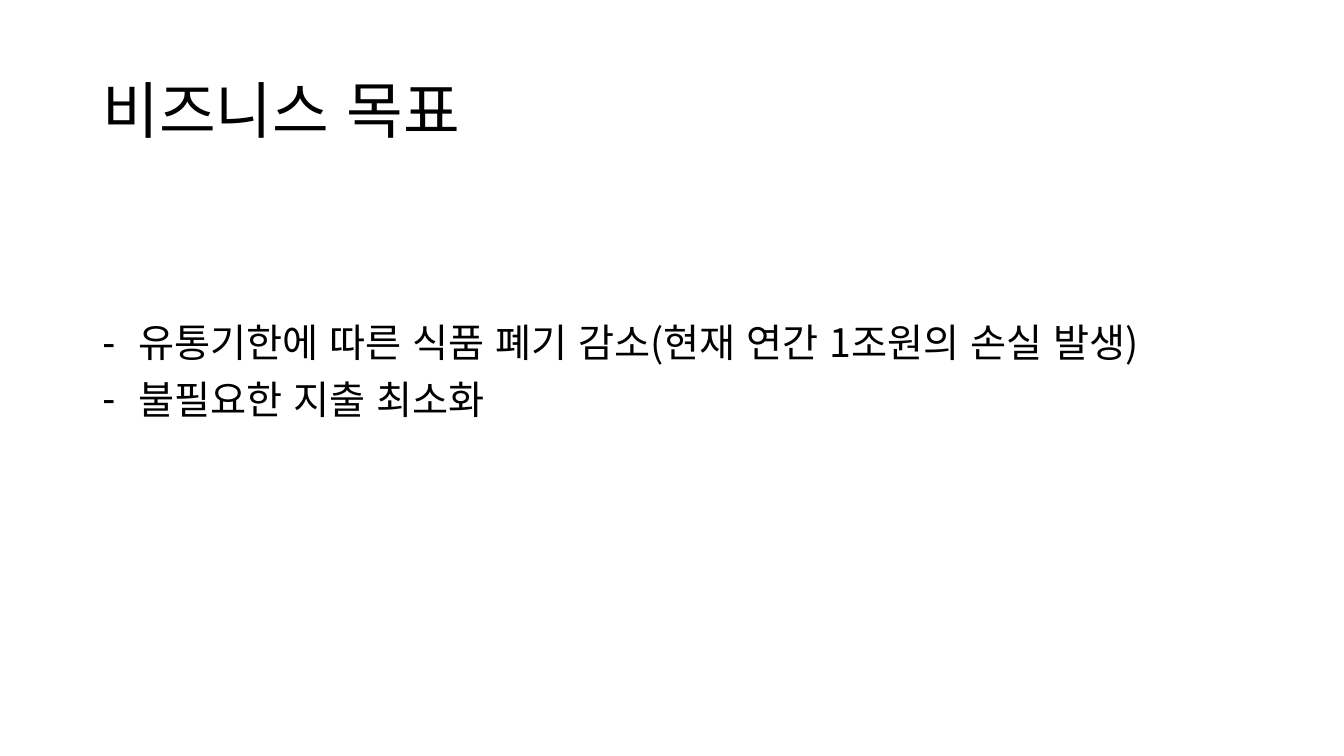
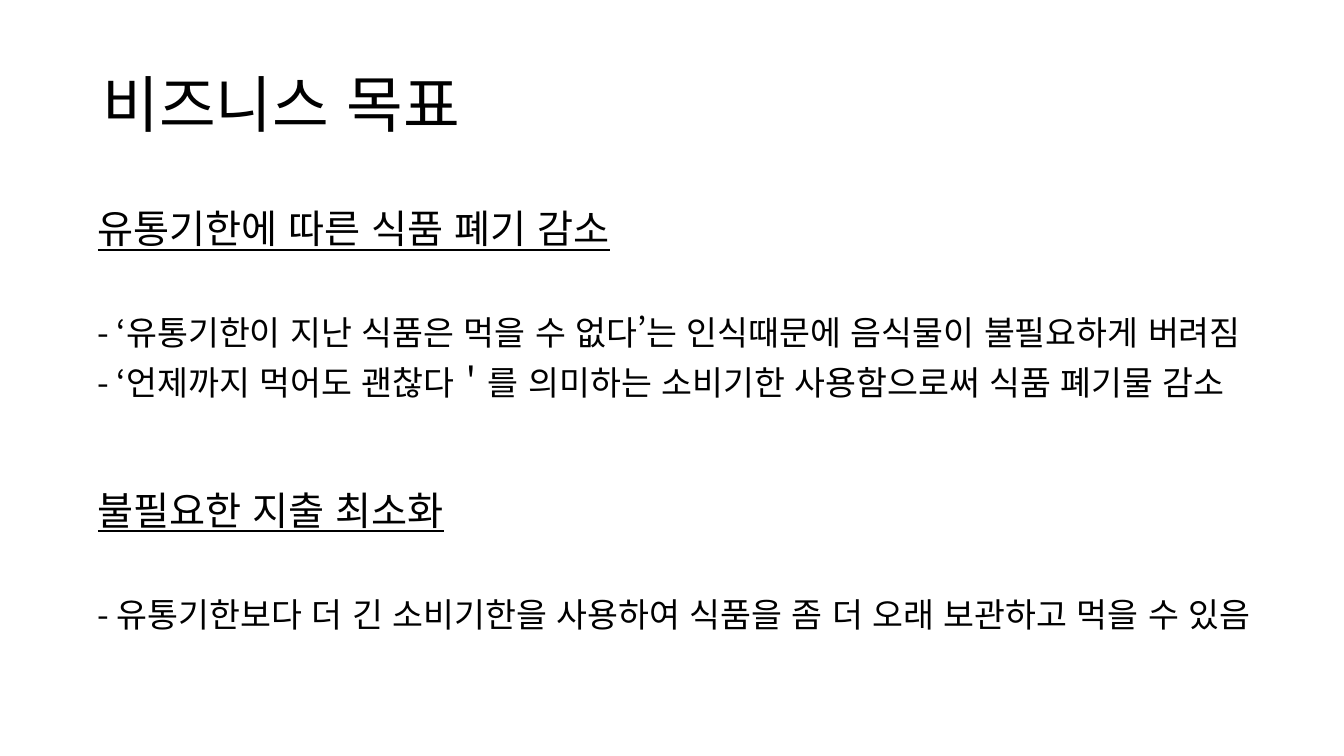
Before and after one commit to LumiereKANG/SW_development, a slide deck: slide 3 of ETC/프로젝트 제안서 7조.pptx. Drawn at 1344x756 pixels with LibreOffice and Linux fonts; fonts in the diff are those of the drawing. Boxes give left, top, right and bottom in pixels: in the first picture for what was removed or moved away, otherwise in the second. Text is boxed around its words. In the diff, an @@ line names an element or a change of style, - is before the commit and + after.

```diff
--- a/ETC/프로젝트 제안서 7조.pptx
+++ b/ETC/프로젝트 제안서 7조.pptx
@@ title "비즈니스 목표": place and size @@
-title "비즈니스 목표" at [102,82,459,138]
+title "비즈니스 목표" at [102,76,459,132]
@@ text added at [98,210,1241,398], 24 pt, text #000000 @@
+유통기한에 따른 식품 폐기 감소
+- ‘유통기한이 지난 식품은 먹을 수 없다’는 인식때문에 음식물이 불필요하게 버려짐
+- ‘언제까지 먹어도 괜찮다＇를 의미하는 소비기한 사용함으로써 식품 폐기물 감소
@@ text removed at [139,324,1138,417] @@
-– 유통기한에 따른 식품 폐기 감소(현재 연간 1조원의 손실 발생)
-– 불필요한 지출 최소화
@@ text added at [98,492,1250,630], 24 pt, text #000000 @@
+불필요한 지출 최소화
+- 유통기한보다 더 긴 소비기한을 사용하여 식품을 좀 더 오래 보관하고 먹을 수 있음
```
Also in this commit, not shown: 1 other slide changed.
